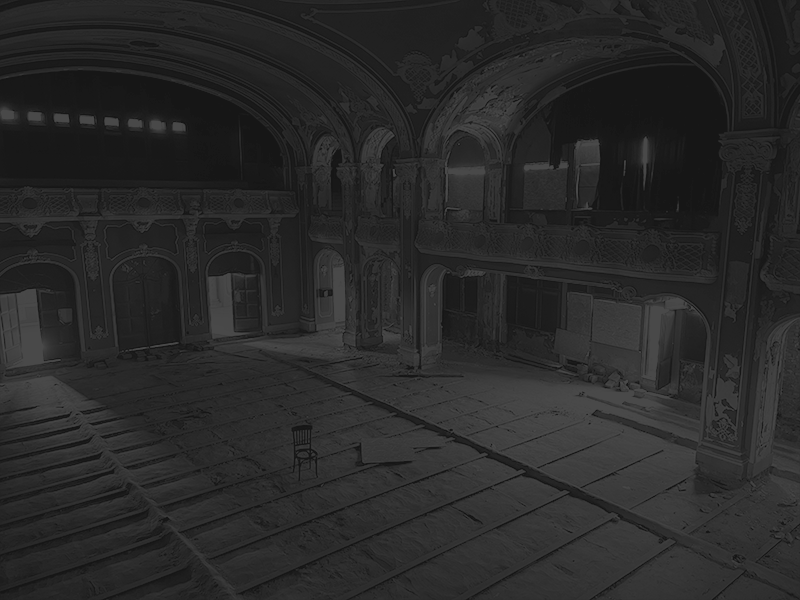
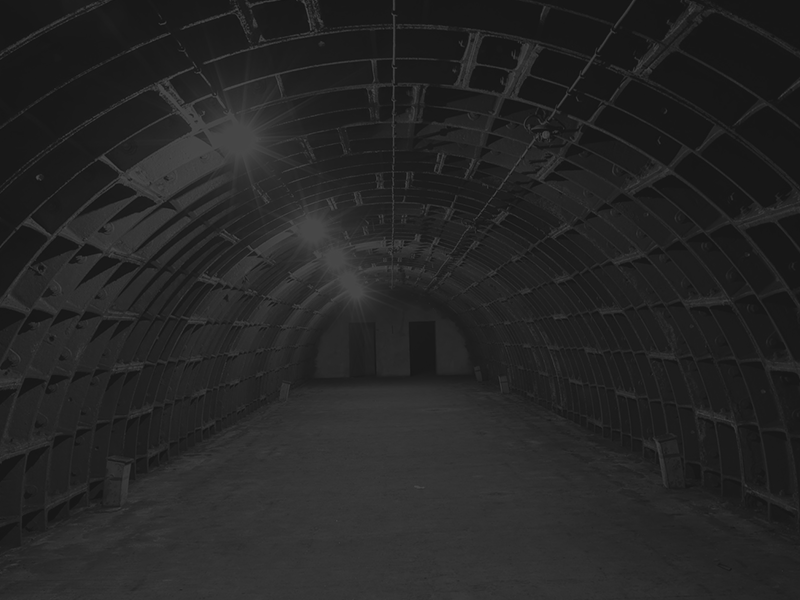
Layer changes from the first w=800, h=600 image to the second:
renamed "IMG_1110" to "IMG_1429", painted on it over <box>0,0,800,600</box>
